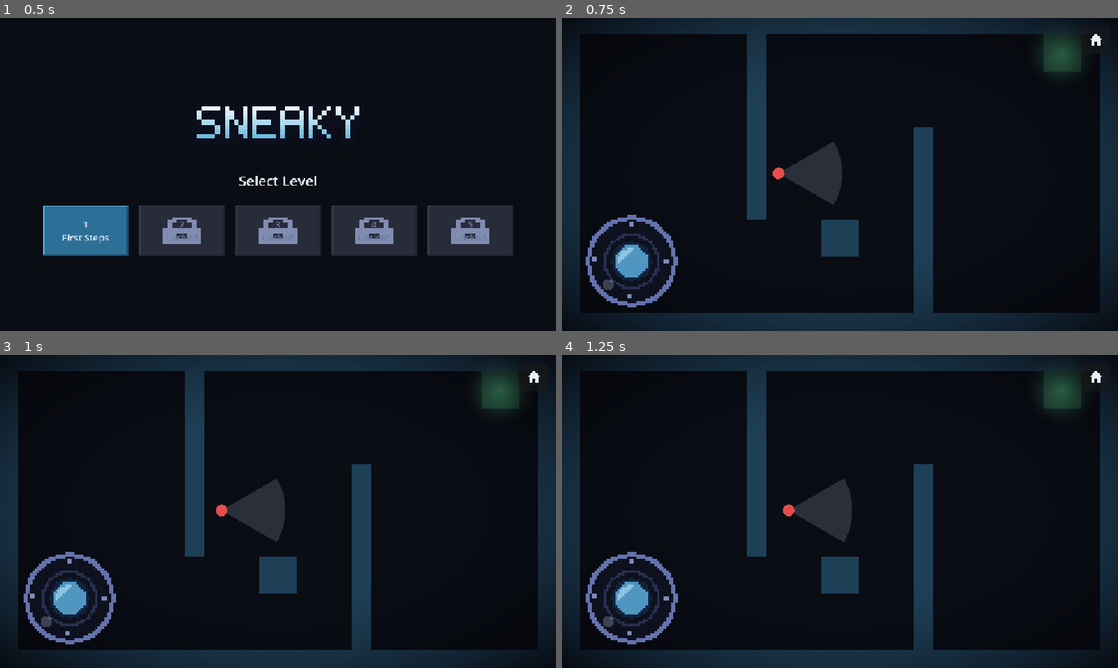
Above: before the commit, frames 1-4 (two rows, left to right).
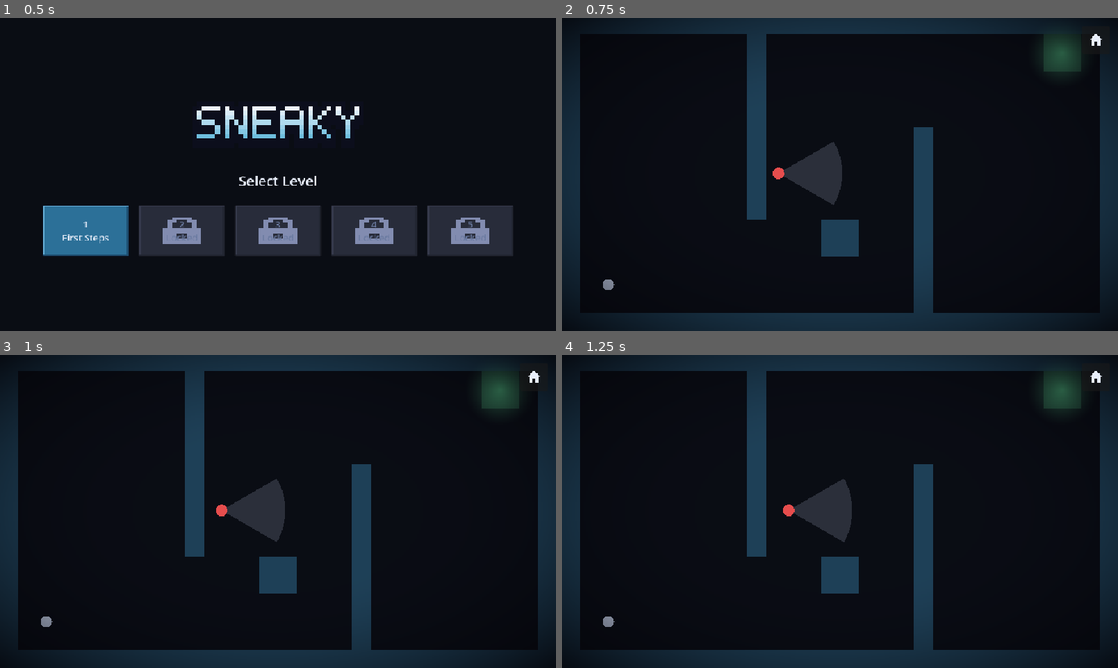
Above: after the commit, the same moments.

Repository: ckopp22/Sneaky
Game: Godot game, scene res://scenes/level_select.tscn
The game is run twice, just before and just after one commit, with the same random seed, the same clock (stepped at 60 frames per second) and the same inputs.
Inputs:
- Up to frame 1 (0.5 s): no input
- Up to frame 2 (0.75 s): click "1 First Steps" at 0.5 s
- Up to frame 3 (1 s): no input
- Up to frame 4 (1.25 s): no input

Frame 1 is identical in both runs. In frame 2, 1.8% of the frame differs, in the area x 4-21%, y 62-93%; in frame 3, 1.8%; in frame 4, 1.8%.

Commit message:
Floating joystick: appears where you touch, hides when released
Co-Authored-By: Claude Sonnet 5.5 <noreply@anthropic.com>

Diff:
--- a/scenes/joystick.tscn
+++ b/scenes/joystick.tscn
@@ -4,13 +4,10 @@
 
 [node name="Joystick" type="Control"]
 layout_mode = 3
-anchors_preset = 2
-anchor_top = 1.0
+anchors_preset = 15
+anchor_right = 1.0
 anchor_bottom = 1.0
-offset_left = 20.0
-offset_top = -220.0
-offset_right = 220.0
-offset_bottom = -20.0
-grow_vertical = 0
+grow_horizontal = 2
+grow_vertical = 2
 mouse_filter = 2
 script = ExtResource("1_joystick")
--- a/scripts/joystick.gd
+++ b/scripts/joystick.gd
@@ -10,6 +10,7 @@
 
 var _touch_index: int = -1
 var _knob_offset: Vector2 = Vector2.ZERO
+var _origin: Vector2 = Vector2.ZERO
 
 
 func _ready() -> void:
@@ -21,8 +22,9 @@
 	var touch := event as InputEventScreenTouch
 	var drag := event as InputEventScreenDrag
 	if touch != null:
-		if touch.pressed and _touch_index == -1 and get_global_rect().has_point(touch.position):
+		if touch.pressed and _touch_index == -1 and not _over_button(touch.position):
 			_touch_index = touch.index
+			_origin = touch.position
 			_update(touch.position)
 		elif not touch.pressed and touch.index == _touch_index:
 			_release()
@@ -31,7 +33,7 @@
 
 
 func _update(screen_position: Vector2) -> void:
-	_knob_offset = (screen_position - get_global_rect().get_center()).limit_length(Config.JOYSTICK_RADIUS)
+	_knob_offset = (screen_position - _origin).limit_length(Config.JOYSTICK_RADIUS)
 	var vector: Vector2 = _knob_offset / Config.JOYSTICK_RADIUS
 	moved.emit(vector if vector.length() >= Config.JOYSTICK_DEADZONE else Vector2.ZERO)
 	queue_redraw()
@@ -44,10 +46,19 @@
 	queue_redraw()
 
 
+func _over_button(point: Vector2) -> bool:
+	for sibling: Node in get_parent().get_children():
+		var button := sibling as Button
+		if button != null and button.is_visible_in_tree() and button.get_global_rect().has_point(point):
+			return true
+	return false
+
+
 func _draw() -> void:
-	var center: Vector2 = size / 2.0
-	_draw_centered(BASE_TEXTURE, center)
-	_draw_centered(KNOB_ACTIVE_TEXTURE if _touch_index != -1 else KNOB_TEXTURE, center + _knob_offset)
+	if _touch_index == -1:
+		return
+	_draw_centered(BASE_TEXTURE, _origin)
+	_draw_centered(KNOB_ACTIVE_TEXTURE, _origin + _knob_offset)
 
 
 func _draw_centered(texture: Texture2D, at: Vector2) -> void:
Not shown, changed: docs/index.html
Not shown, changed: docs/index.pck
